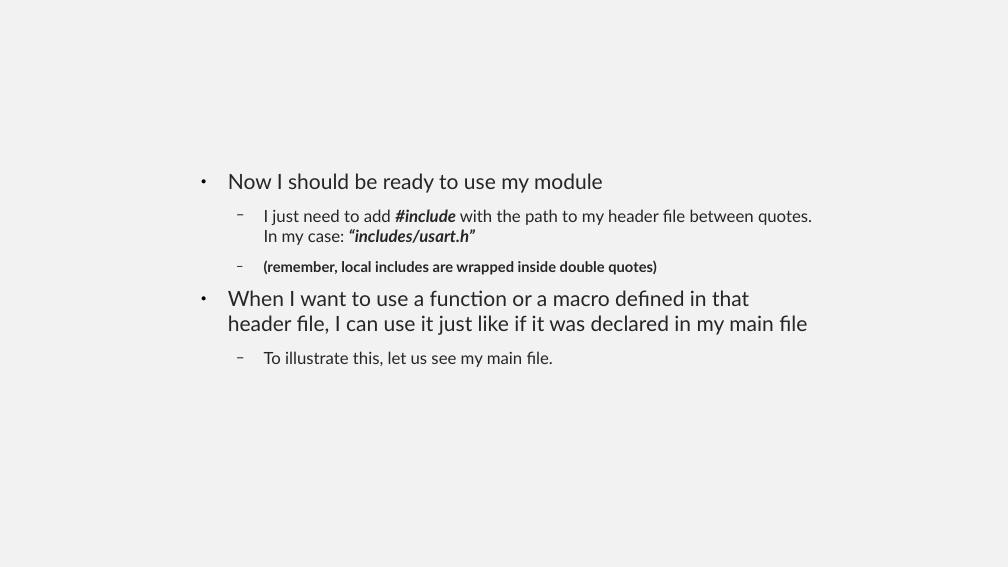
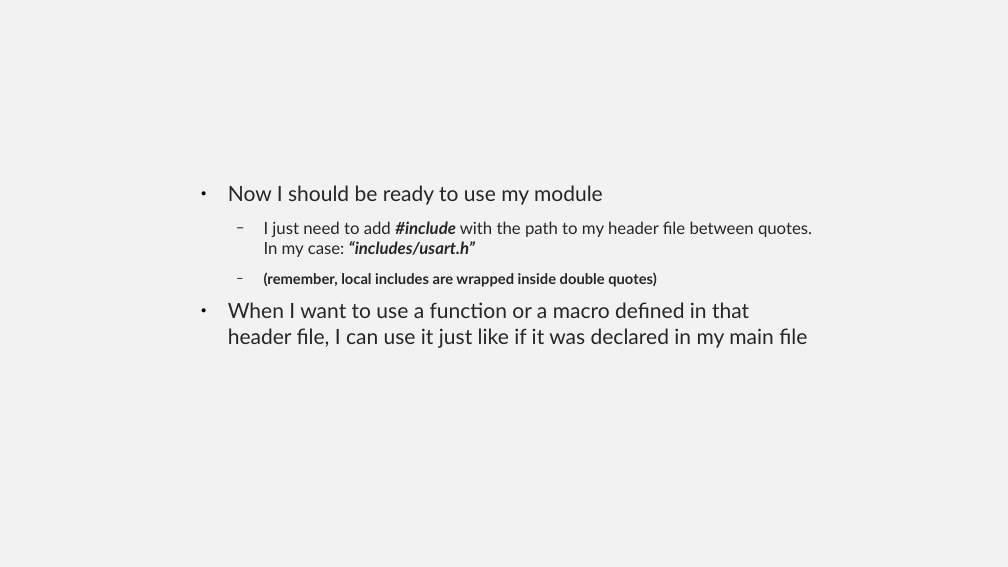
Before and after one commit to Equihua2211/I7266, a slide deck: slide 30 of 001_Slides/08_UART-USART.odp. Drawn at 1008x567 pixels with LibreOffice and Linux fonts; fonts in the diff are those of the drawing. Boxes give left, top, right and bottom in pixels: in the first picture for what was removed or moved away, otherwise in the second. Text is boxed around its words. In the diff, an @@ line names an element or a change of style, - is before the commit and + after.

```diff
--- a/001_Slides/08_UART-USART.odp
+++ b/001_Slides/08_UART-USART.odp
@@ text "Now I should be ready ...": place and size @@
-text "Now I should be ready ..." at (228,173,812,367)
+text "Now I should be ready ..." at (228,185,812,348)
@@ text at (264,351,553,367): paragraph removed @@
-  − To illustrate this, let us see my main file.
```
Also in this commit, not shown: 5 other slides changed, 6 slides added, 16 slides removed, 2 other files.
